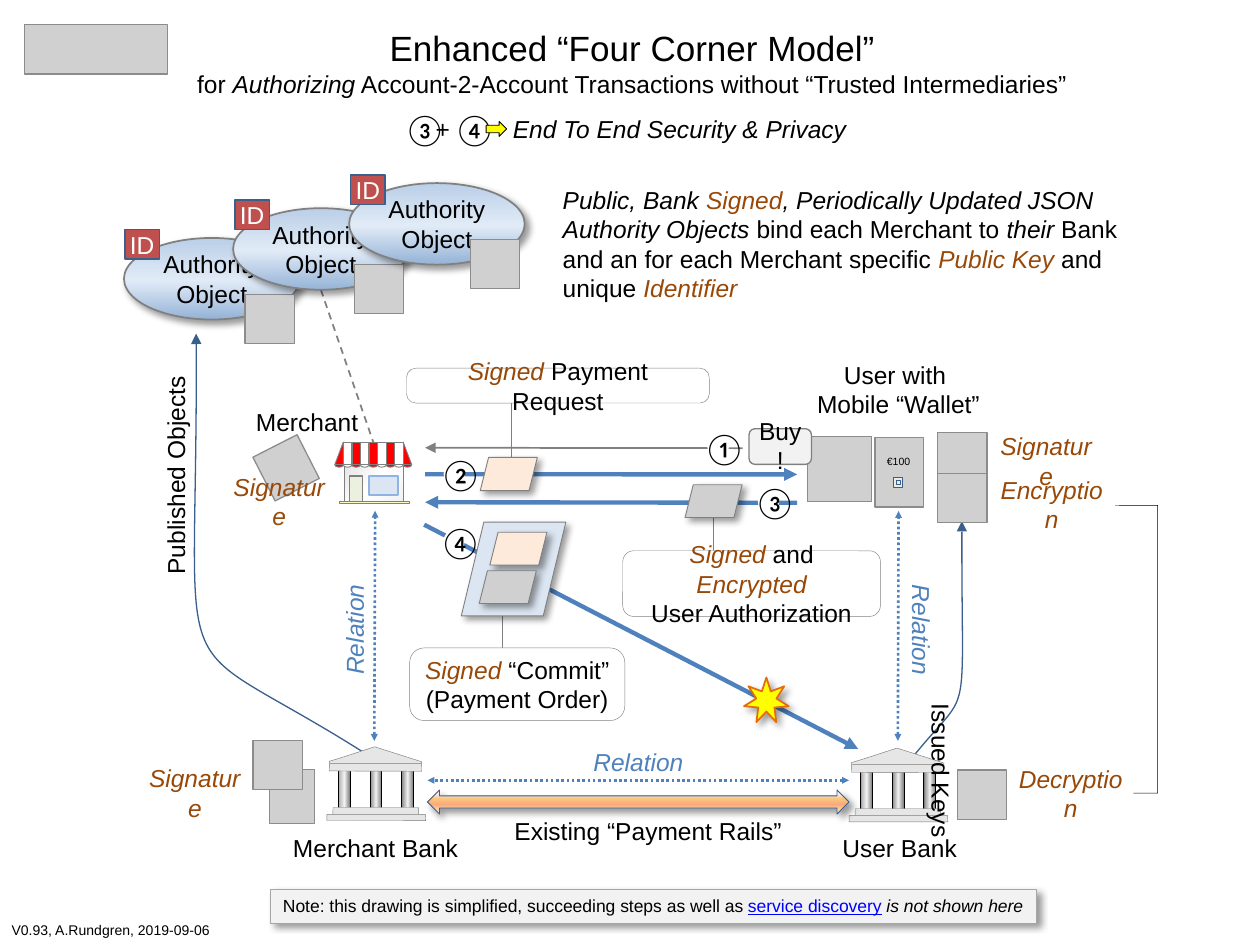
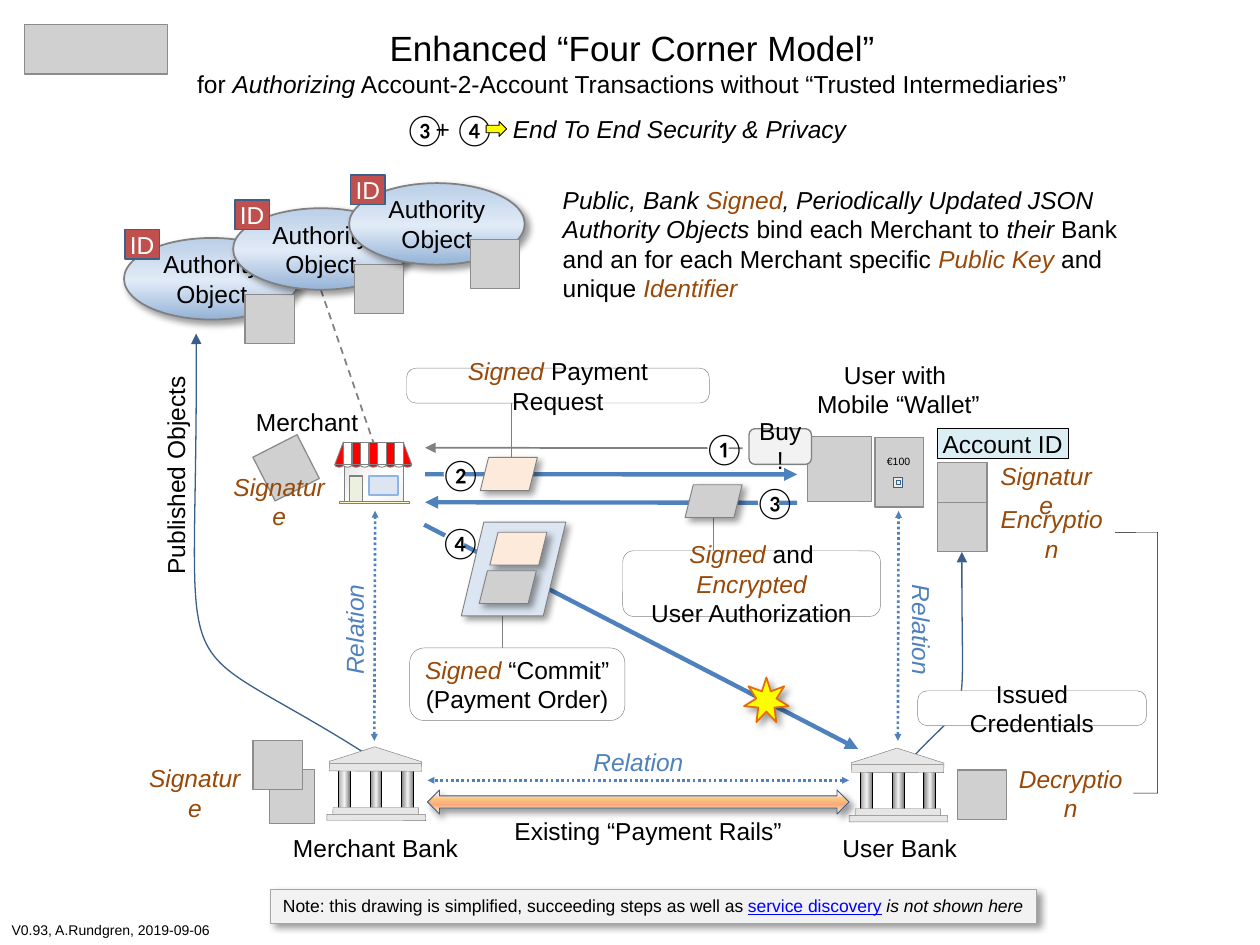
Before and after one commit to cyberphone/doc, a slide deck: slide 1 of saturn/enhanced-four-corner-model.pptx. Drawn at 1260x945 pixels with LibreOffice and Linux fonts; fonts in the diff are those of the drawing; grey boxes stand for pictures. Boxes give left, top, right and bottom in pixels: in the first picture for what was removed or moved away, otherwise in the second. Text is boxed around its words. In the diff, an @@ line names an element or a change of style, - is before the commit and + after.

```diff
--- a/saturn/enhanced-four-corner-model.pptx
+++ b/saturn/enhanced-four-corner-model.pptx
@@ rectangle added at [937, 428, 1068, 459], fill #DBEEF4, outline #000000 0.5 pt, 14 pt, text #000000 @@
+Account ID
@@ 2 pictures, 2 rounded rectangles: place and size @@
-2 pictures, 2 rounded rectangles at [937, 433, 1115, 523]
+2 pictures, 2 rounded rectangles at [937, 462, 1115, 552]
@@ freeform shape: place and size @@
-freeform shape at [1115, 505, 1158, 793]
+freeform shape at [1115, 532, 1158, 793]
@@ freeform shape: place and size @@
-freeform shape at [911, 522, 963, 760]
+freeform shape at [911, 552, 963, 759]
@@ rounded rectangle added at [917, 690, 1147, 726], fill #FFFFFF, outline #808080 0.25 pt, 14 pt, text #000000 @@
+Issued Credentials
@@ text removed at [927, 711, 954, 837] @@
-Issued Keys
```
Also in this commit, not shown: 1 other file.
